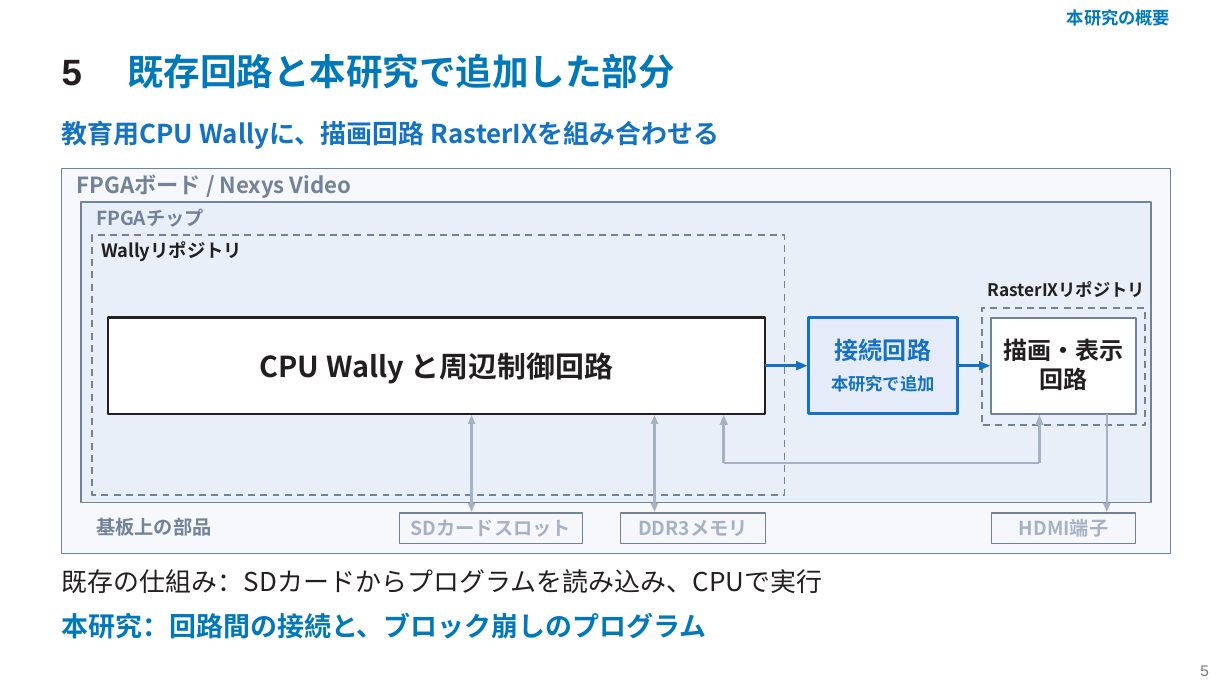
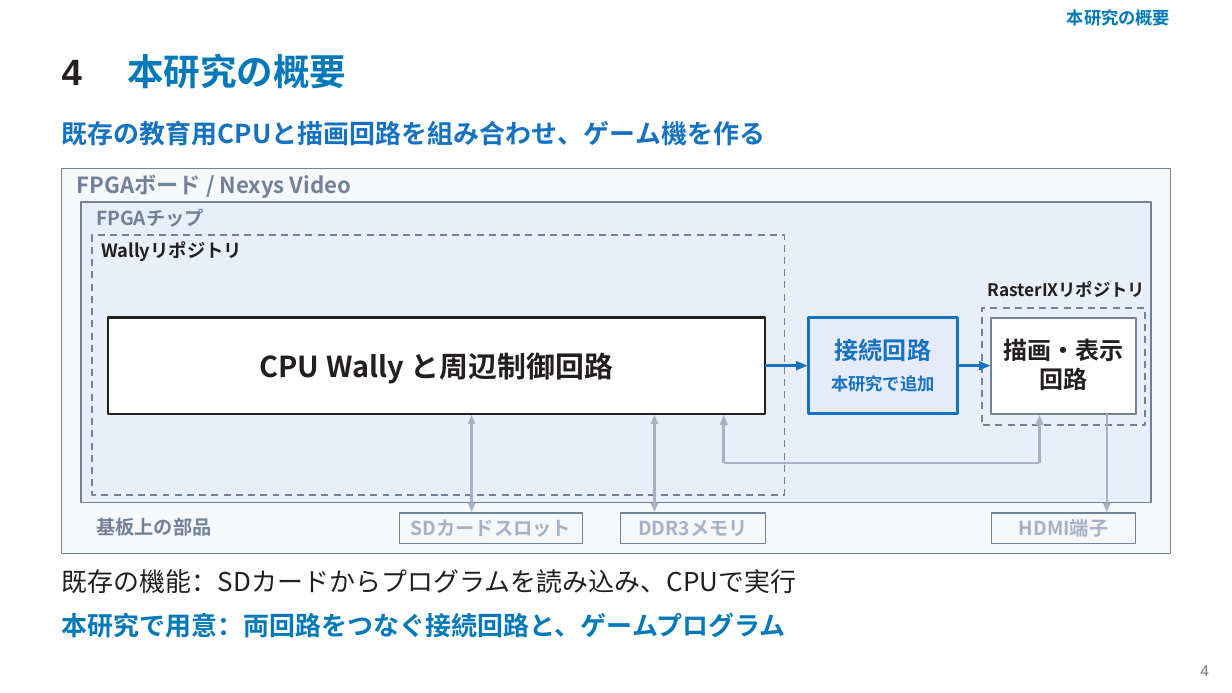
Before and after one commit to SoshiroFujimori/wally-game-console-research, a slide deck: slide 4 of docs/presentation/中間発表_主要事項.pptx (slide 5 before the commit). Drawn at 1232x693 pixels with LibreOffice and Linux fonts; fonts in the diff are those of the drawing. Boxes give left, top, right and bottom in pixels: in the first picture for what was removed or moved away, otherwise in the second. Text is boxed around its words. In the diff, an @@ line names an element or a change of style, - is before the commit and + after.

```diff
--- a/docs/presentation/中間発表_主要事項.pptx
+++ b/docs/presentation/中間発表_主要事項.pptx
@@ text at (127,53,346,89): text changed @@
-既存回路と本研究で追加した部分
+本研究の概要
@@ text at (62,60,82,85): text changed @@
-5
+4
@@ text at (62,120,765,146): text changed @@
-教育用CPU Wallyに、描画回路 RasterIXを組み合わせる
+既存の教育用CPUと描画回路を組み合わせ、ゲーム機を作る
@@ text at (62,569,797,593): text changed @@
-既存の仕組み：SDカードからプログラムを読み込み、CPUで実行
+既存の機能：SDカードからプログラムを読み込み、CPUで実行
@@ text at (62,612,786,638): text changed; size 21 to 20.2 pt @@
-本研究：回路間の接続と、ブロック崩しのプログラム
+本研究で用意：両回路をつなぐ接続回路と、ゲームプログラム
@@ text at (1200,665,1209,676): text changed @@
-5
+4
```
Also in this commit, not shown: 8 other slides changed, 19 slides removed, 39 other files.
